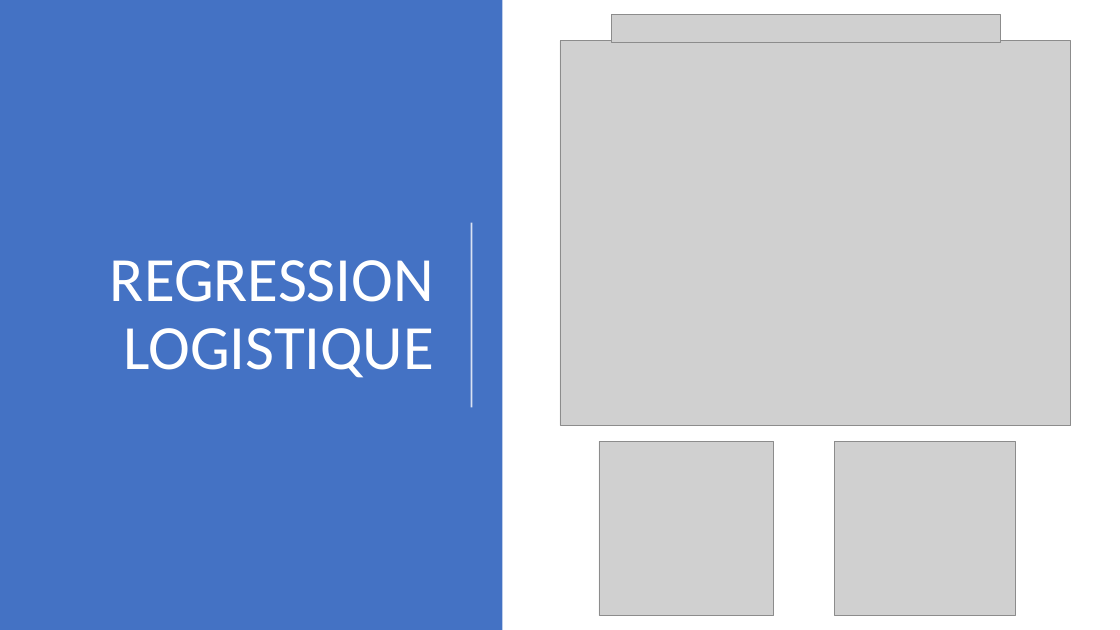
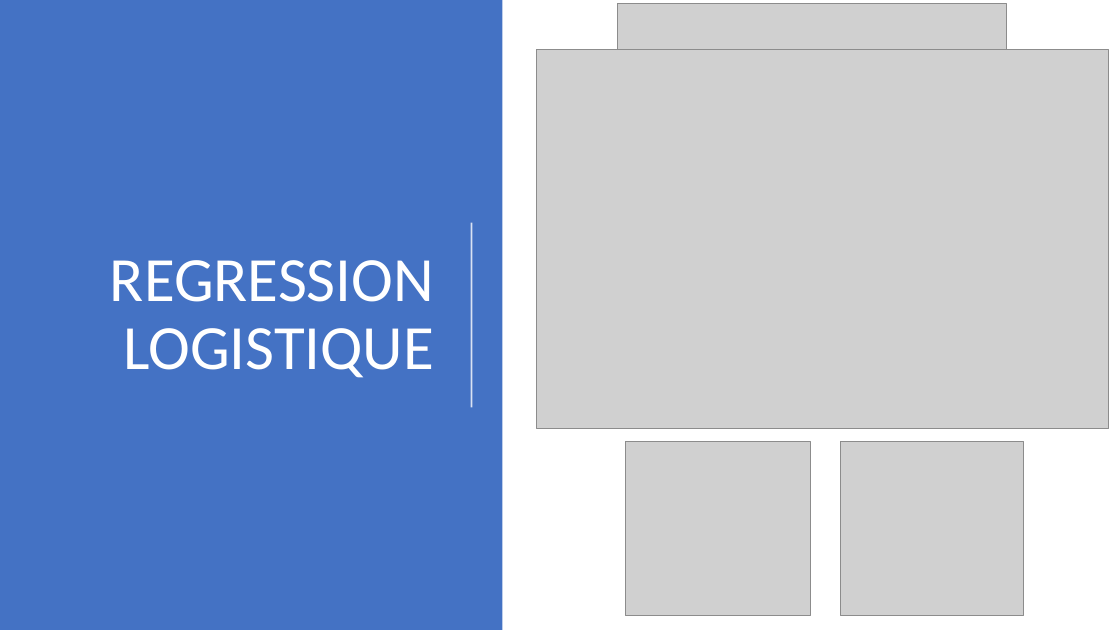
Before and after one commit to StephaneDurig/Demoday_Essential, a slide deck: slide 8 of DEMO_DAY_Essential.pptx. Drawn at 1120x630 pixels with LibreOffice and Linux fonts; fonts in the diff are those of the drawing; grey boxes stand for pictures. Boxes give left, top, right and bottom in pixels: in the first picture for what was removed or moved away, otherwise in the second. Text is boxed around its words. In the diff, an @@ line names an element or a change of style, - is before the commit and + after.

```diff
--- a/DEMO_DAY_Essential.pptx
+++ b/DEMO_DAY_Essential.pptx
@@ picture: place and size @@
-picture at [612,14,1001,42]
+picture at [618,3,1007,50]
@@ picture: place and size @@
-picture at [560,41,1071,426]
+picture at [537,50,1109,429]
@@ picture: place and size @@
-picture at [599,442,774,616]
+picture at [625,442,811,616]
@@ picture: place and size @@
-picture at [835,442,1016,616]
+picture at [841,442,1024,616]
```
Also in this commit, not shown: 4 other slides changed, 5 other files.
